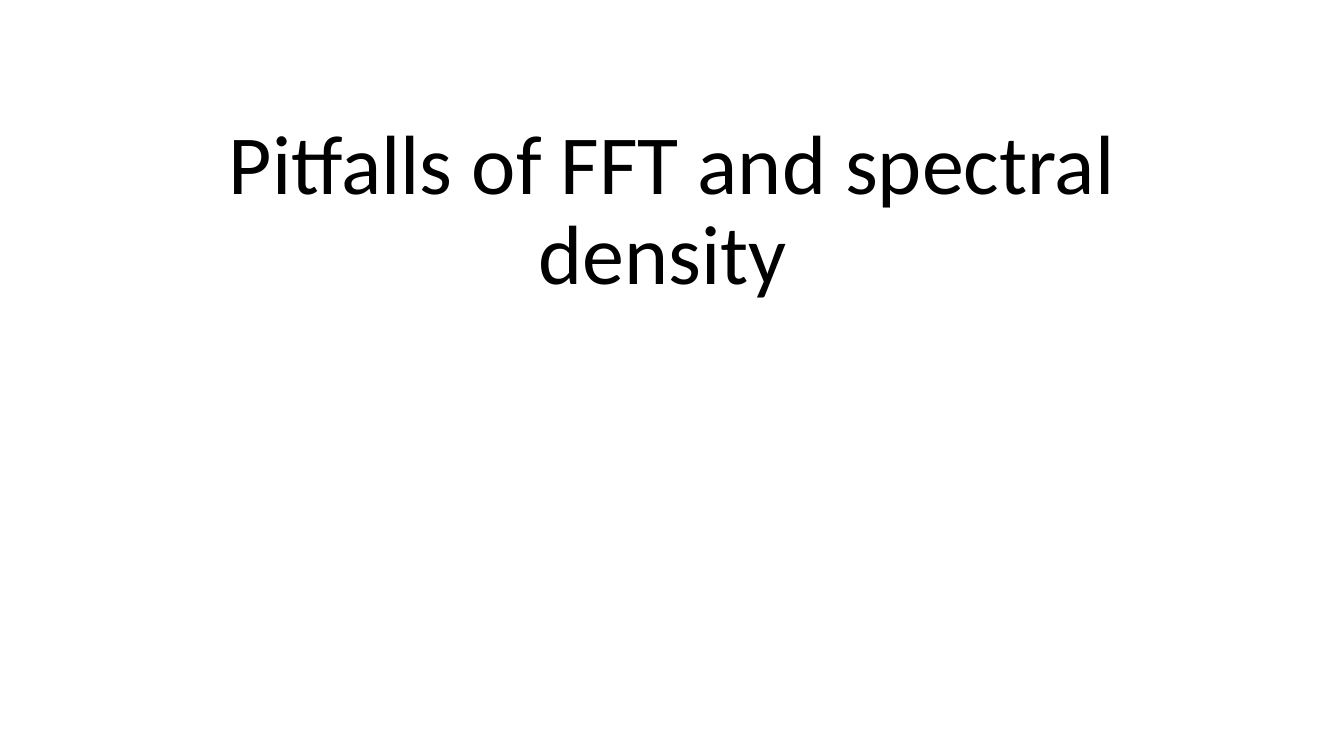
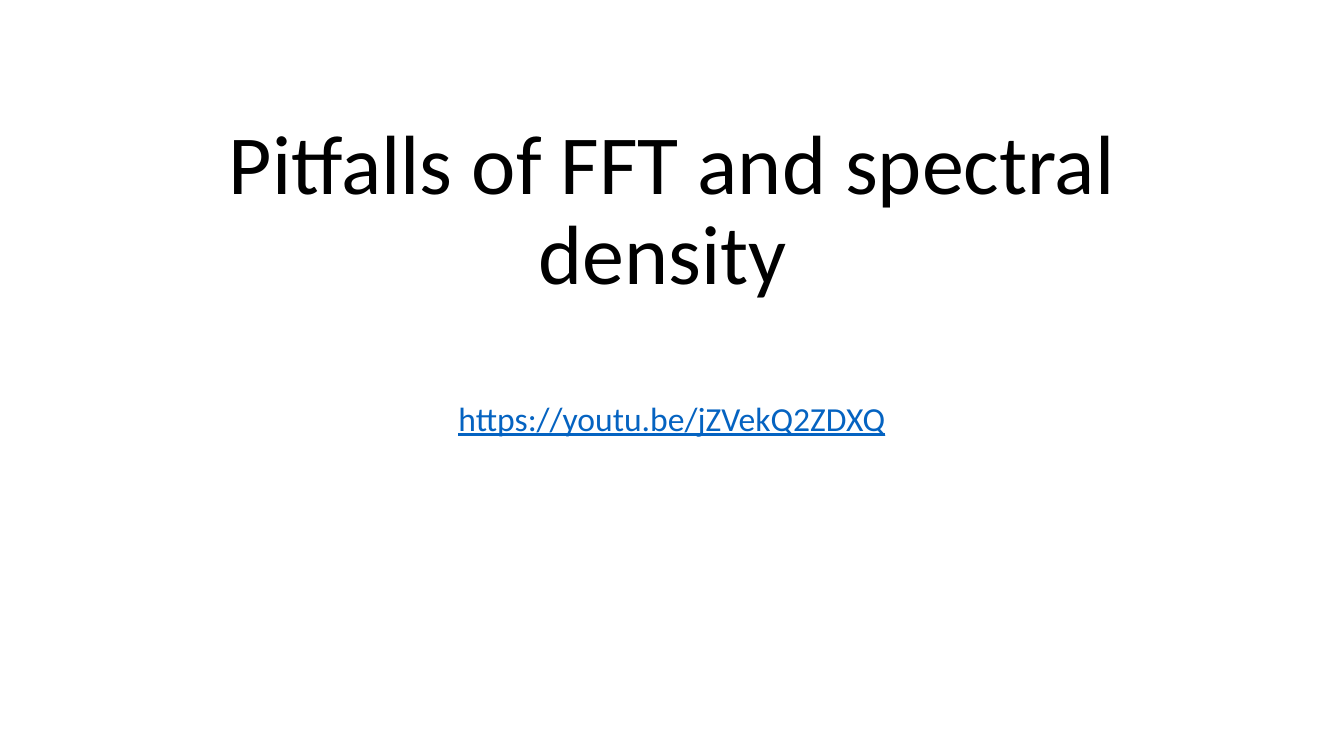
Before and after one commit to maxtcurie/Python_Demo, a slide deck: slide 1 of FFT/FFT_pitfalls.pptx. Drawn at 1344x756 pixels with LibreOffice and Linux fonts; fonts in the diff are those of the drawing. Boxes give left, top, right and bottom in pixels: in the first picture for what was removed or moved away, otherwise in the second. Text is boxed around its words. In the diff, an @@ line names an element or a change of style, - is before the commit and + after.

```diff
--- a/FFT/FFT_pitfalls.pptx
+++ b/FFT/FFT_pitfalls.pptx
@@ subtitle added at <box>458,407,885,437</box>, 24 pt, text #0563C1, underline @@
+https://youtu.be/jZVekQ2ZDXQ
```
Also in this commit, not shown: 14 other files.
